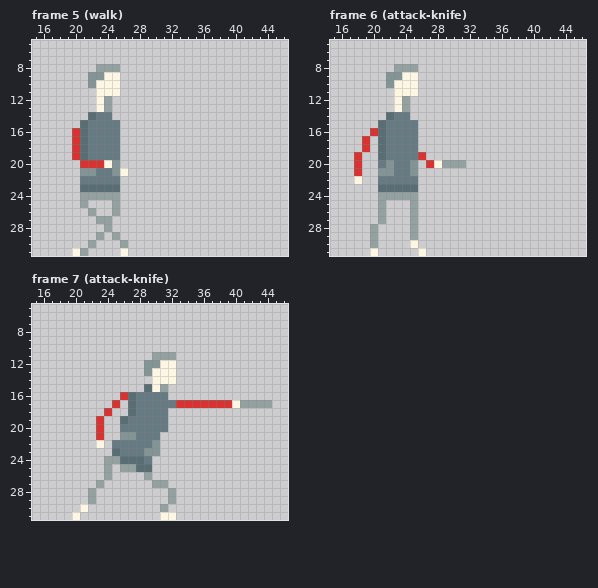
Pixel-art file: Player/Player.aseprite. Above: the version before the commit.
48x32 pixels, 7 frames. Shown: frame 5 (walk): x 15..46, y 5..31; frame 6 (attack-knife): x 15..46, y 5..31; frame 7 (attack-knife): x 15..46, y 5..31. The commit also changed other frames, which this record leaves out.
The same view after the edit:
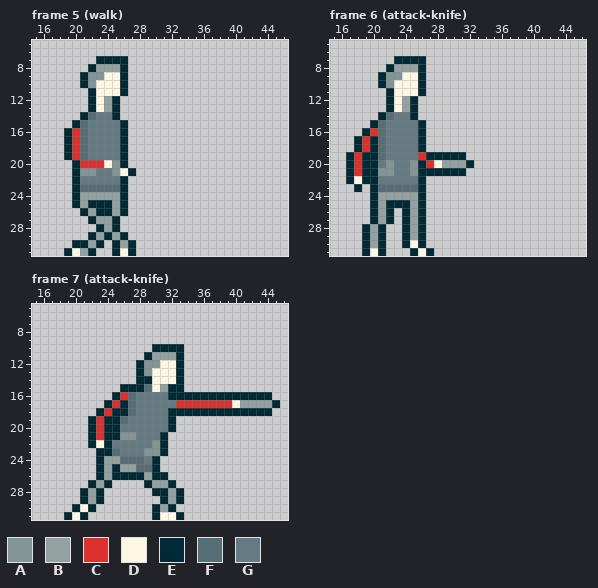
Palette (. is transparent): A #839496  B #93a1a1  C #dc322f  D #fdf6e3  E #002b36  F #586e75  G #657b83
Difference:
layer "Background" added
Changed rows in their new state; - is an unchanged pixel.
Frame 5 (walk), layer "Background":
first column x 19:
 7 ----EEEE-
 8 ---E---E-
 9 --E----E-
10 --E----E-
11 ---E---E-
12 ---E--E--
13 ---E--E--
14 --E---E--
15 -E-----E-
16 E------E-
17 E------E-
18 E------E-
19 E------E-
20 -E-----E-
21 -E------E
22 -E-----E-
23 -E-----E-
24 -E-----E-
25 -E-EEE-E-
26 --E-EE-E-
27 ---E--E--
28 ----E-E--
29 ---E-E-E-
30 -EE-E-E-E
31 E--E--E-E
Frame 6 (attack-knife), layer "Background":
first column x 17:
 7 ------EEEE------
 8 -----E---E------
 9 ----E----E------
10 ----E----E------
11 -----E---E------
12 -----E--E-------
13 -----E--E-------
14 ----E---E-------
15 ---E-----E------
16 --E------E------
17 -E-E-----E------
18 -E-E-----E------
19 E-EE------EEEEE-
20 E-EE-----E-----E
21 E-EE-----EEEEEE-
22 E-EE-----E------
23 -E-E-----E------
24 ---E-----E------
25 ---E-EEE-E------
26 ---E-E-E-E------
27 ---E-E-E-E------
28 --E-E--E-E------
29 --E-E--E-E------
30 --E-E--E-E------
31 --E-E---E-E-----
Frame 7 (attack-knife), layer "Background":
first column x 19:
10 -----------EEEE------------
11 ----------E---E------------
12 ---------E----E------------
13 ---------E----E------------
14 ---------EE---E------------
15 -------EEE---EE------------
16 ------E------EEEEEEEEEEEEE-
17 -----E-E------------------E
18 ----E-EE-----EEEEEEEEEEEEE-
19 ---E-EE------E-------------
20 ---E-EE------E-------------
21 ---E-EE-----E--------------
22 ---E-E------E--------------
23 ----EE------E--------------
24 ----E------E---------------
25 ----E-E----E---------------
26 ----E-EEEE-EE--------------
27 ---E-E----E--E-------------
28 --E-E------EE-E------------
29 --E-E-------E-E------------
30 -E-E-------E-E-------------
31 E-E--------E--E------------
